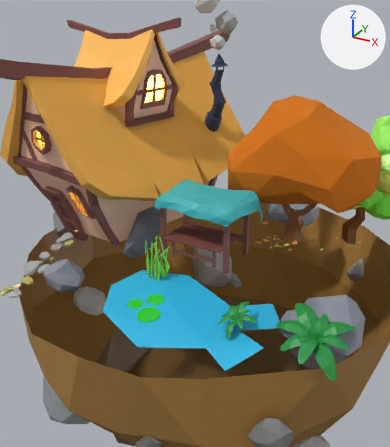
Renders of the Blender file Assets/Prefabs/Market/Stylized Landscape.blend from each side of a commit.
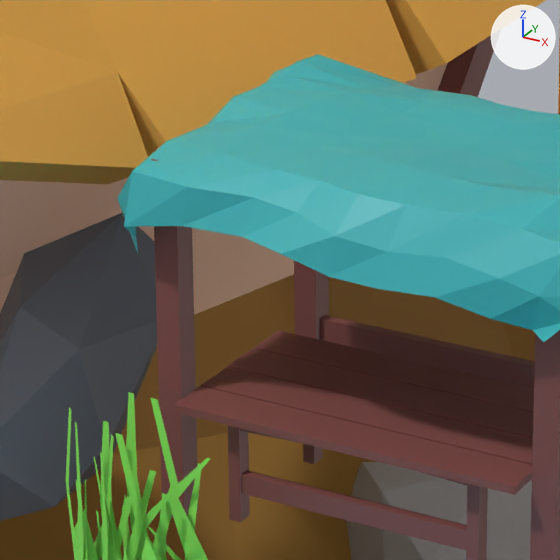
Each version appears first from a 50 mm lens placed at (3.72, -7.53, 3.15), pointed at (0.28, -1.27, 0.01), and next in a close-up on the part from 34% to 58% of the width and 38% to 59% of the height. Every picture has the same lights, and +X, +Y and +Z are marked at upper right.

The scene before the commit, as lines of its bpy script (objects in view):
```python
me_cube_046 = bpy.data.meshes.new('Cube.046')
me_cube_046.from_pydata(...)  # 110 vertices, 90 faces; spans x -0.482..0.485, y -0.221..0.304, z -0.247..0.076
me_cube_046.materials.append(mat_beams)  # brown #834d49
me_cylinder = bpy.data.meshes.new('Cylinder')
me_cylinder.from_pydata(...)  # 64 vertices, 77 faces; spans x -2.15..2.17, y -2.14..2.17, z -1.35..1.0
# faces by material slot: [26, 31, 20]
me_cylinder.materials.append(mat_mid_brown_base)  # brown #936c2f
me_cylinder.materials.append(mat_light_brown_base)  # brown #a77c3f
me_cylinder.materials.append(mat_dark_brown_base)  # brown #6d5129
me_plane_002 = bpy.data.meshes.new('Plane.002')
me_plane_002.from_pydata([(-0.43, -0.03, 0.0), (0.14, -0.03, 0.0), (2.48, 1.68, 0.0), (2.76, 1.68, 0.0), (-0.66, 1.31, 0.0), (1.19, 0.68, 0.0), (2.92, 0.76, 0.0), (0.26, 1.31, 0.0), (-0.2, 1.31, 0.0)], [], [(4, 8, 7, 3, 2), (0, 1, 6, 5), (5, 6, 7, 8, 4)])
me_plane_002.materials.append(mat_material_005)  # green #8ee85b
ob_cube_045 = bpy.data.objects.new('Cube.045', me_cube_046)
ob_cube_045.location = (0.225, -1.077, -0.399)
ob_cylinder = bpy.data.objects.new('Cylinder', me_cylinder)
ob_cylinder.location = (-0.087, 0.014, -2.643)
ob_cylinder.rotation_euler = (0.0, 0.0, 0.425)  # degrees (0, 0, 24)
ob_cylinder.scale = (1.51, 1.51, 1.46)
ob_plane_004 = bpy.data.objects.new('Plane.004', me_plane_002)
ob_plane_004.location = (-0.157, -1.455, -0.948)
ob_plane_004.rotation_euler = (1.571, 0.0, 0.0)  # degrees (90, 0, 0)
ob_plane_004.scale = (0.0388, 0.349, 0.283)
# also in view: 'Cube.060' at (0.23, -0.85, -0.2); 'Plane.007' at (-0.24, -1.54, -0.65); 'Plane.006' at (-0.33, -1.49, -0.66); 'Plane.069' at (0.28, -0.83, 0.12); 'Icosphere.024' at (-0.89, -0.96, -0.51)
```
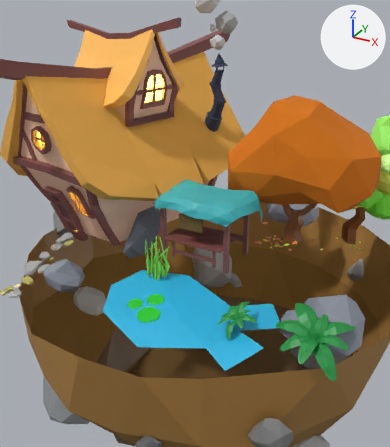
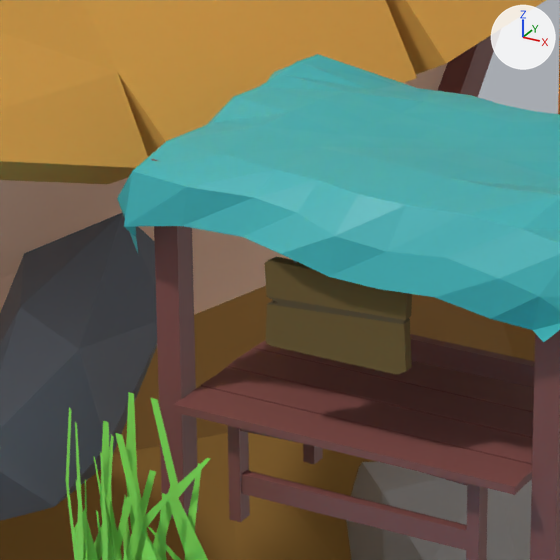
Where the change shows, as pixel boxes [x1, y1, x2, y2] in the close-ups (560 x 560 px):
'Cube.046', added (brown)
    after: [264, 256, 412, 375]
    faces in mat_material_022 (brown #6e572c): [264, 256, 412, 375]
    faces in mat_material_036 (brown #57462b): [268, 297, 410, 324]

Edits to the bpy script that builds the scene:
```text
Add mat_material_036:
    mat_material_036 = principled_material('Material.036')
    mat_material_036.base_color = (0.0946, 0.0611, 0.0246)  # brown #57462b
    mat_material_036.roughness = 0.864
Add mat_material_022:
    mat_material_022 = principled_material('Material.022')
    mat_material_022.base_color = (0.157, 0.0949, 0.025)  # brown #6e572c
    mat_material_022.roughness = 1.0
Add me_cube_047:
    me_cube_047.from_pydata(...)  # 28 vertices, 24 faces; spans x -0.197..0.194, y -0.015..0.015, z -0.121..0.107
    # faces by material slot: [16, 8]
    me_cube_047.materials.append(mat_material_022)  # brown #6e572c
    me_cube_047.materials.append(mat_material_036)  # brown #57462b
Add ob_cube_046:
    ob_cube_046 = bpy.data.objects.new('Cube.046', me_cube_047)
    ob_cube_046.location = (0.215, -1.283, 0.021)
```
